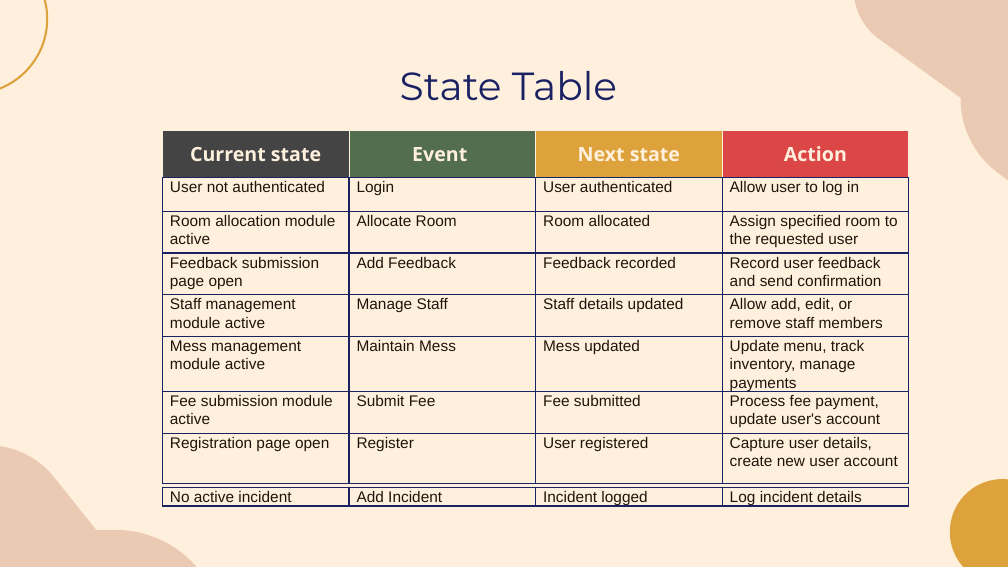
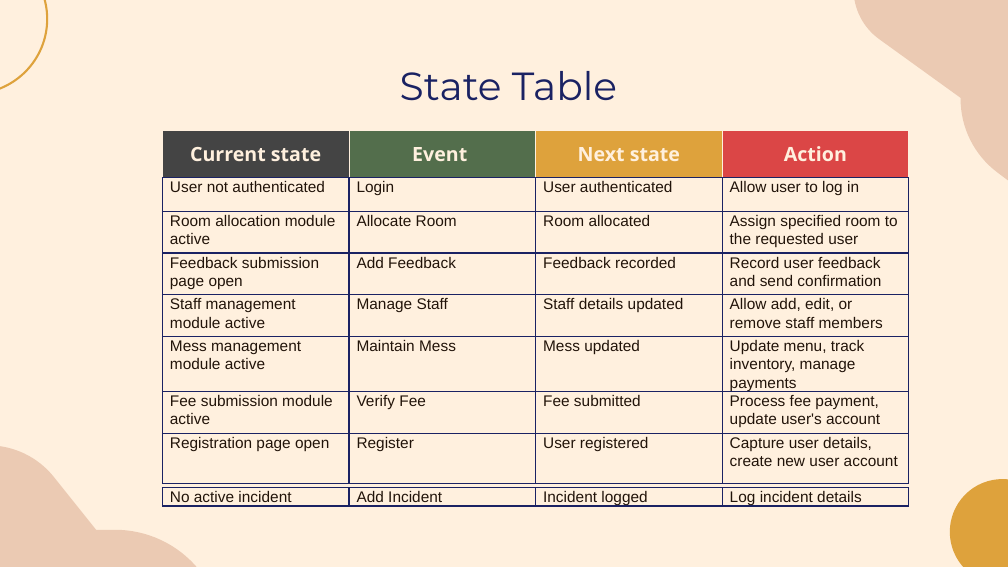
Before and after one commit to laibabintatahir/SRS-HMS, a slide deck: slide 23 of SRS_Presentation.pptx. Drawn at 1008x567 pixels with LibreOffice and Linux fonts; fonts in the diff are those of the drawing. Boxes give left, top, right and bottom in pixels: in the first picture for what was removed or moved away, otherwise in the second. Text is boxed around its words. In the diff, an @@ line names an element or a change of style, - is before the commit and + after.

```diff
--- a/SRS_Presentation.pptx
+++ b/SRS_Presentation.pptx
@@ table at (x1=162, y1=212, x2=908, y2=488) @@
-row 5, column 2: Submit Fee
+row 5, column 2: Verify Fee
```
Also in this commit, not shown: 7 other slides changed, 1 other file.
